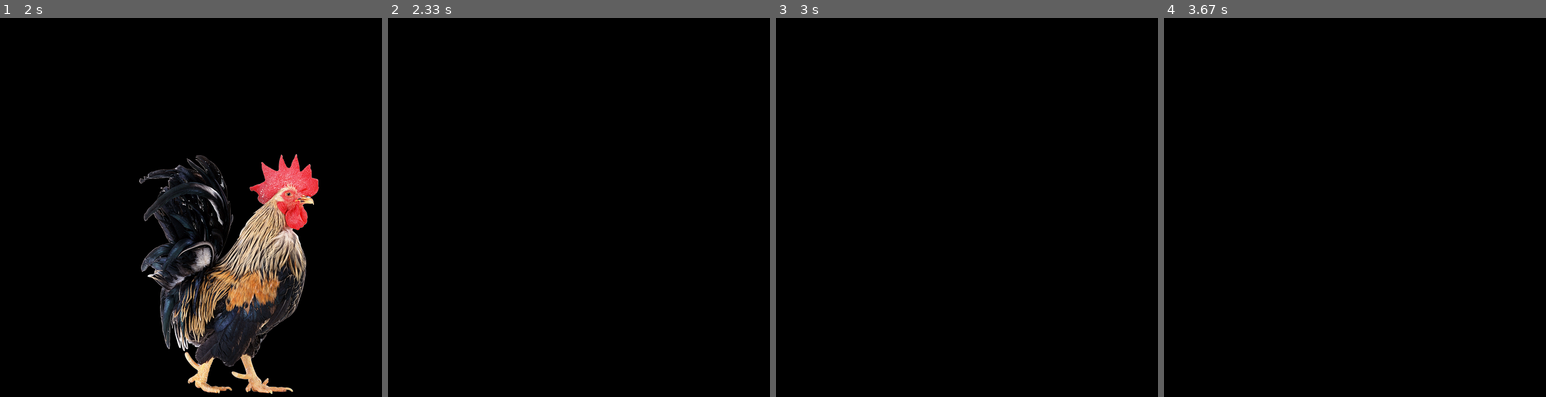
Above: before the commit, frames 1-4 (left to right).
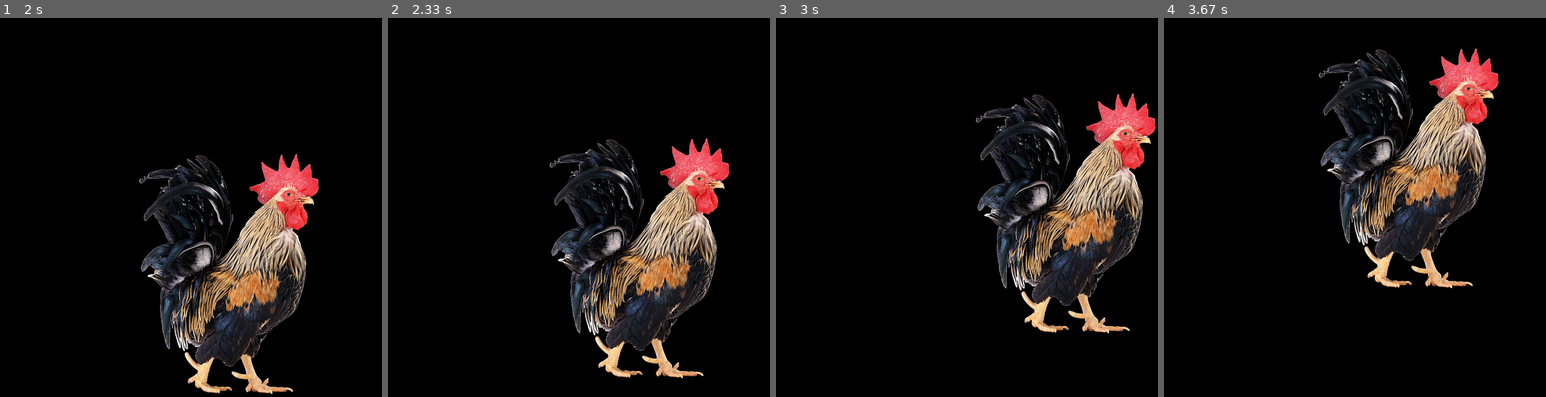
Above: after the commit, the same moments.

Repository: Arslan090917/pygame_ray_cast
Game: pygame game, started from main.py
Same seed, same stepped clock (60 frames per second), same inputs: the game is played once before the commit and once after it.
Inputs:
- Up to frame 1 (2 s): no input
- Up to frame 2 (2.33 s): no input
- Up to frame 3 (3 s): no input
- Up to frame 4 (3.67 s): no input

Frame 1 is identical in both runs. In frame 2, 14% of the frame differs, in the area x 42-90%, y 31-96%; in frame 3, 14%; in frame 4, 14%.

Commit message:
slow cock

Diff:
--- a/main.py
+++ b/main.py
@@ -17,10 +17,10 @@
 
     ballrect = ballrect.move(speed)
     if ballrect.left < 0 or ballrect.right > width:
-        speed[0] = min(-speed[0] * 3, size[0] * (-1 if speed[0] > 0 else 1))
+        speed[0] = -speed[0] * 1.1
 
     if ballrect.top < 0 or ballrect.bottom > height:
-        speed[1] = min(-speed[1] * 3, size[0] * (-1 if speed[1] > 0 else 1))
+        speed[1] = -speed[1] * 1.1
 
     screen.fill(black)
     screen.blit(cock, ballrect)
